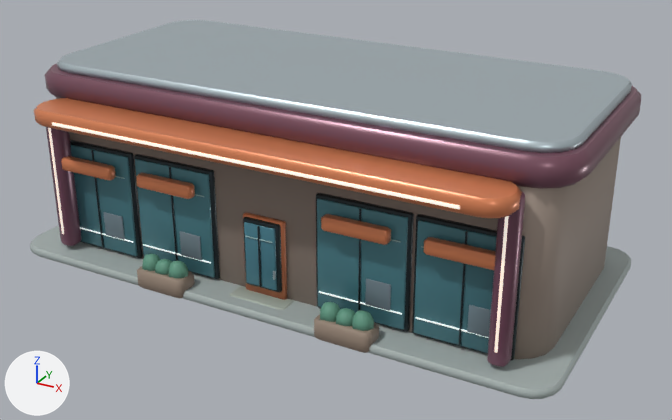
The glTF model assets/models/regions/metro_mall.glb: old version first, new version second.
One viewpoint serves both versions: a 50 mm lens placed at (10.87, -19.45, 10.98), pointed at (0.57, -0.71, 1.61). Lighting does not change. The marker at lower left points along +X, +Y and +Z. The first picture is the older version. Vertices at exactly the same position are counted once.

Objects in the first picture: 'Mall'.
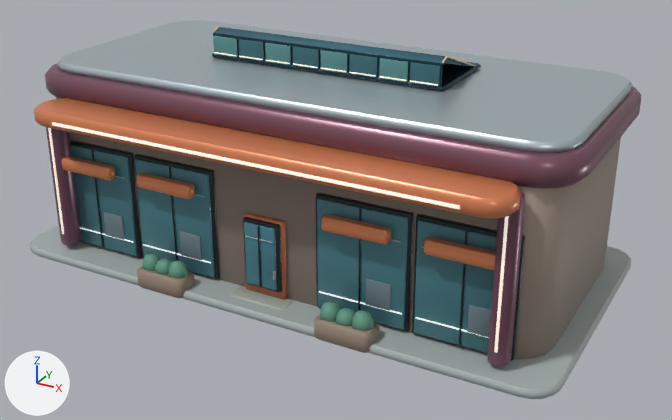
The change, as a diff of the scene's bpy script:
```diff
--- a/assets/models/regions/metro_mall.glb.py
+++ b/assets/models/regions/metro_mall.glb.py
@@ me_mall @@
-me_mall.from_pydata(...)  # 3700 vertices, 7188 faces; spans x -7.22..7.22, y -4.25..3.47, z 0.0..4.97
+me_mall.from_pydata(...)  # 5164 vertices, 10014 faces; spans x -7.22..7.22, y -4.25..3.47, z 0.0..5.74
+# me_mall part 1: the loose piece of 72 vertices spanning x -3.71..-1.38, y -3.15..-2.99, z 0.25..3.11 is copied, and the copy is scaled about its middle by (0.313, 0.156, 0.169), then moved by (-0.19, 2.59, 3.64), in mat_tint; it spans x -3.09..-2.37, y -0.49..-0.47, z 5.07..5.56
+# me_mall part 2: the loose piece of 72 vertices spanning x -3.71..-1.38, y -3.15..-2.99, z 0.25..3.11 is copied, and the copy is scaled about its middle by (0.313, 0.156, 0.169), then moved by (0.59, 2.59, 3.64), in mat_tint; it spans x -2.31..-1.59, y -0.49..-0.47, z 5.07..5.56
+# me_mall part 3: the loose piece of 72 vertices spanning x -3.71..-1.38, y -3.15..-2.99, z 0.25..3.11 is copied, and the copy is scaled about its middle by (0.313, 0.156, 0.169), then moved by (1.37, 2.59, 3.64), in mat_tint; it spans x -1.53..-0.81, y -0.49..-0.47, z 5.07..5.56
+# me_mall part 4: the loose piece of 72 vertices spanning x -0.41..0.41, y -3.33..-3.26, z 0.52..2.1 is copied, and the copy is scaled about its middle by (0.886, 0.333, 0.307), then moved by (-0.39, 2.81, 4.01); it spans x -0.75..-0.03, y -0.49..-0.47, z 5.07..5.56
+# me_mall part 5: the loose piece of 72 vertices spanning x -0.41..0.41, y -3.33..-3.26, z 0.52..2.1 is copied, and the copy is scaled about its middle by (0.886, 0.333, 0.307), then moved by (0.39, 2.81, 4.01); it spans x 0.03..0.75, y -0.49..-0.47, z 5.07..5.56
+# me_mall part 6: the loose piece of 72 vertices spanning x 1.38..3.71, y -3.15..-2.99, z 0.25..3.11 is copied, and the copy is scaled about its middle by (0.313, 0.156, 0.169), then moved by (-1.37, 2.59, 3.64), in mat_tint; it spans x 0.81..1.53, y -0.49..-0.47, z 5.07..5.56
+# me_mall part 7: the loose piece of 72 vertices spanning x 1.38..3.71, y -3.15..-2.99, z 0.25..3.11 is copied, and the copy is scaled about its middle by (0.313, 0.156, 0.169), then moved by (-0.59, 2.59, 3.64), in mat_tint; it spans x 1.59..2.31, y -0.49..-0.47, z 5.07..5.56
+# me_mall part 8: the loose piece of 72 vertices spanning x 1.38..3.71, y -3.15..-2.99, z 0.25..3.11 is copied, and the copy is scaled about its middle by (0.313, 0.156, 0.169), then moved by (0.19, 2.59, 3.64), in mat_tint; it spans x 2.37..3.09, y -0.49..-0.47, z 5.07..5.56
+# me_mall part 9: the loose piece of 72 vertices spanning x -5.16..5.16, y -4.25..-4.21, z 3.94..4.02 is copied, and the copy is scaled about its middle by (0.0662, 0.561, 0.411), then moved by (1.17, 3.71, 1.15); it spans x 0.83..1.52, y -0.53..-0.51, z 5.11..5.15
+# me_mall part 10: the loose piece of 72 vertices spanning x 1.58..3.52, y -3.24..-3.21, z 2.45..2.47 is copied, and the copy is scaled about its middle by (0.354, 0.746, 1.35), then moved by (-0.59, 2.7, 2.67), in mat_light; it spans x 1.61..2.3, y -0.53..-0.51, z 5.11..5.15
+# me_mall part 11: the loose piece of 72 vertices spanning x 1.58..3.52, y -3.24..-3.21, z 2.45..2.47 is copied, and the copy is scaled about its middle by (0.354, 0.746, 1.35), then moved by (0.19, 2.7, 2.67), in mat_light; it spans x 2.39..3.08, y -0.53..-0.51, z 5.11..5.15
+# me_mall part 12: a new loose piece of 80 vertices spanning x -3.22..3.22, y -0.5..1.92, z 4.99..5.08, in mat_metal
+# me_mall part 13: a new loose piece of 72 vertices spanning x -3.12..3.12, y -0.46..-0.4, z 5.0..5.62, in mat_metal
+# me_mall part 14: a new loose piece of 28 vertices spanning x 3.1..3.15, y -0.44..1.86, z 4.98..5.74, in mat_paint
+# me_mall part 15: 8 vertices added at x -3.12..3.12, y -0.43..1.85, z 5.0..5.72
+# other edits to the shape of me_mall do not show in these pictures
 me_mall.materials.append(mat_ceramic)
```

Boxes [x1, y1, x2, y2] around the edits, measured in the pictures (672 x 420 px):
part 1 of me_mall, added (cyan): after [213, 36, 238, 58]
part 2 of me_mall, added (cyan): after [239, 39, 264, 62]
part 3 of me_mall, added (cyan): after [265, 43, 291, 66]
part 4 of me_mall, added (cyan): after [293, 46, 319, 70]
part 5 of me_mall, added (cyan): after [321, 50, 348, 74]
part 6 of me_mall, added (cyan): after [350, 54, 377, 78]
part 7 of me_mall, added (cyan): after [379, 58, 408, 83]
part 8 of me_mall, added (cyan): after [410, 62, 440, 87]
part 9 of me_mall, added: after [349, 72, 376, 77]
part 10 of me_mall, added: after [379, 76, 406, 81]
part 11 of me_mall, added: after [410, 80, 438, 86]
part 12 of me_mall, added: after [212, 53, 481, 91]
part 13 of me_mall, added: after [213, 33, 443, 87]
part 14 of me_mall, added: after [441, 55, 476, 67]
part 15 of me_mall, added (cyan): after [214, 27, 470, 66]
